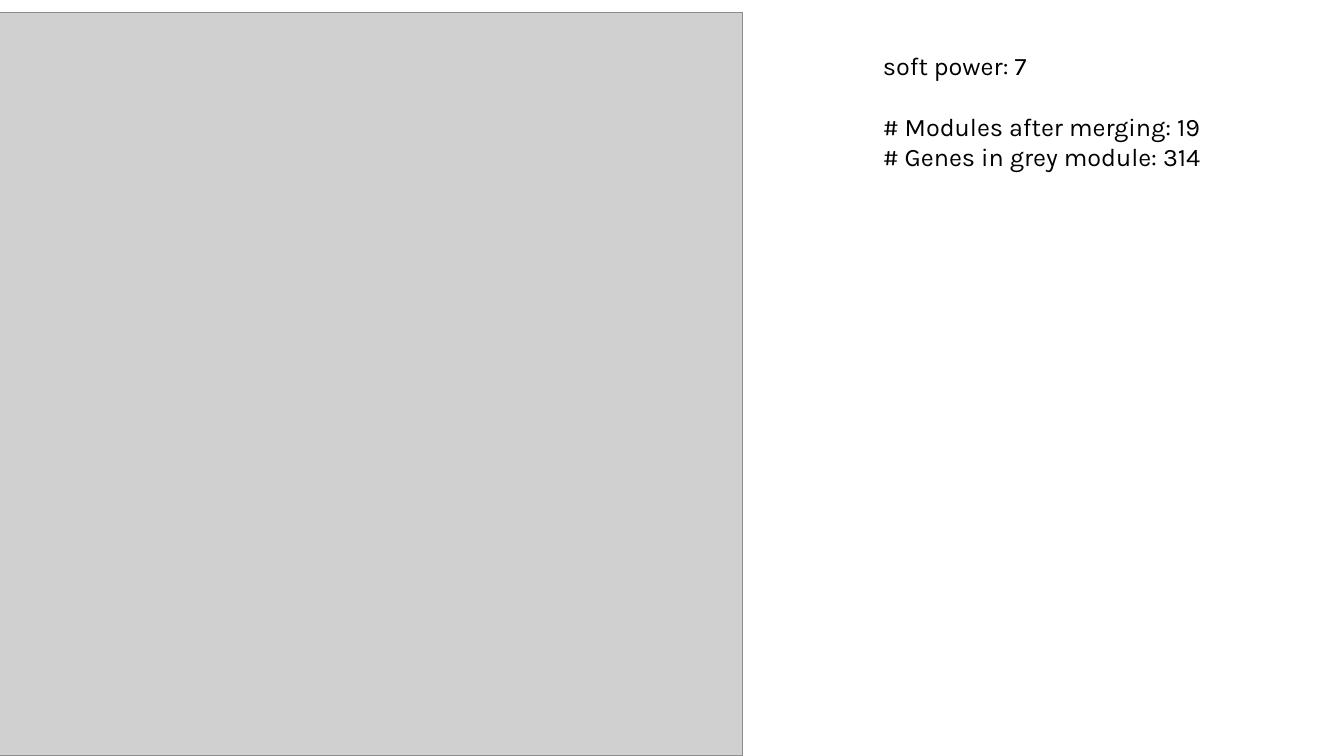
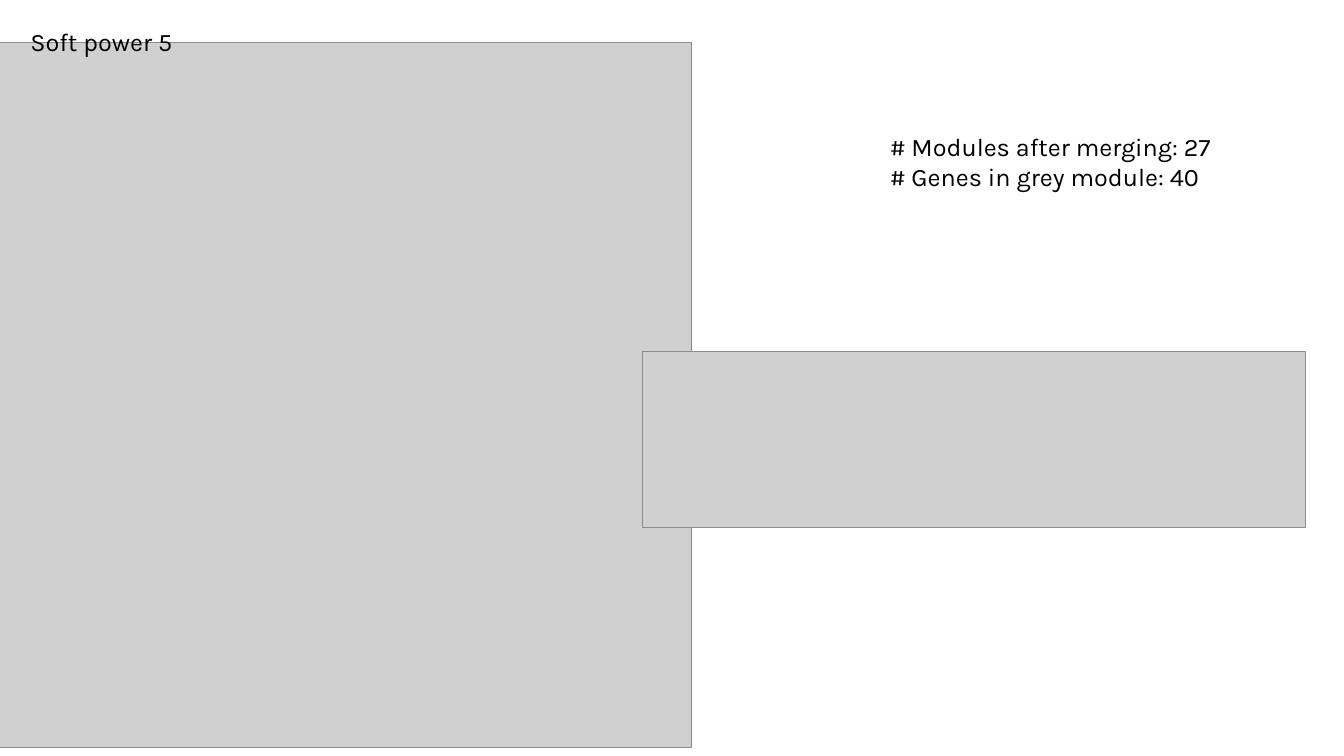
Before and after one commit to luisabender/bioinformatics-bachelor-s-thesis, a slide deck: slide 25 of progress.pptx (slide 15 before the commit). Drawn at 1344x756 pixels with LibreOffice and Linux fonts; fonts in the diff are those of the drawing; grey boxes stand for pictures. Boxes give left, top, right and bottom in pixels: in the first picture for what was removed or moved away, otherwise in the second. Text is boxed around its words. In the diff, an @@ line names an element or a change of style, - is before the commit and + after.

```diff
--- a/progress.pptx
+++ b/progress.pptx
@@ text added at (x1=30, y1=29, x2=172, y2=57), 18 pt, text #000000 @@
+Soft power 5
@@ picture resized from (x1=0, y1=13, x2=743, y2=756) to (x1=0, y1=42, x2=692, y2=748) @@
@@ text at (x1=911, y1=138, x2=1210, y2=193): text changed @@
-soft power: 7
-# Modules after merging: 19
-# Genes in grey module: 314
+# Modules after merging: 27
+# Genes in grey module: 40
@@ picture added at (x1=642, y1=352, x2=1306, y2=528) @@
```
Also in this commit, not shown: 3 other slides changed, 9 slides added, 4 slides removed, 18 other files.
